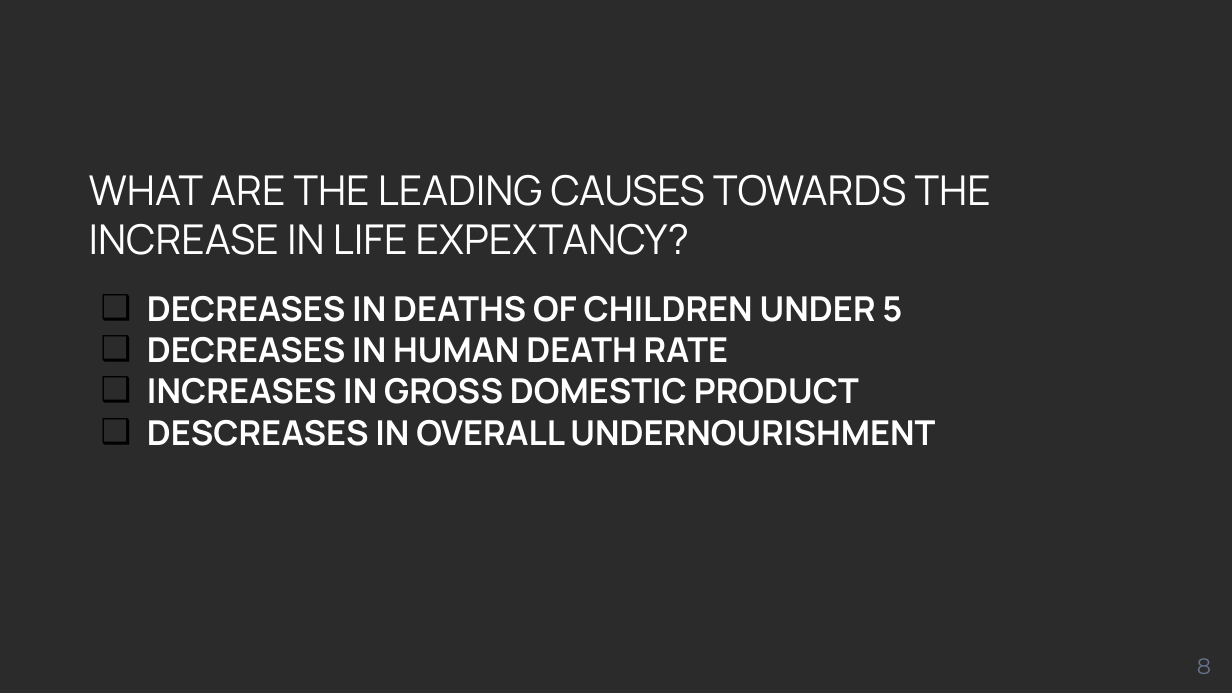
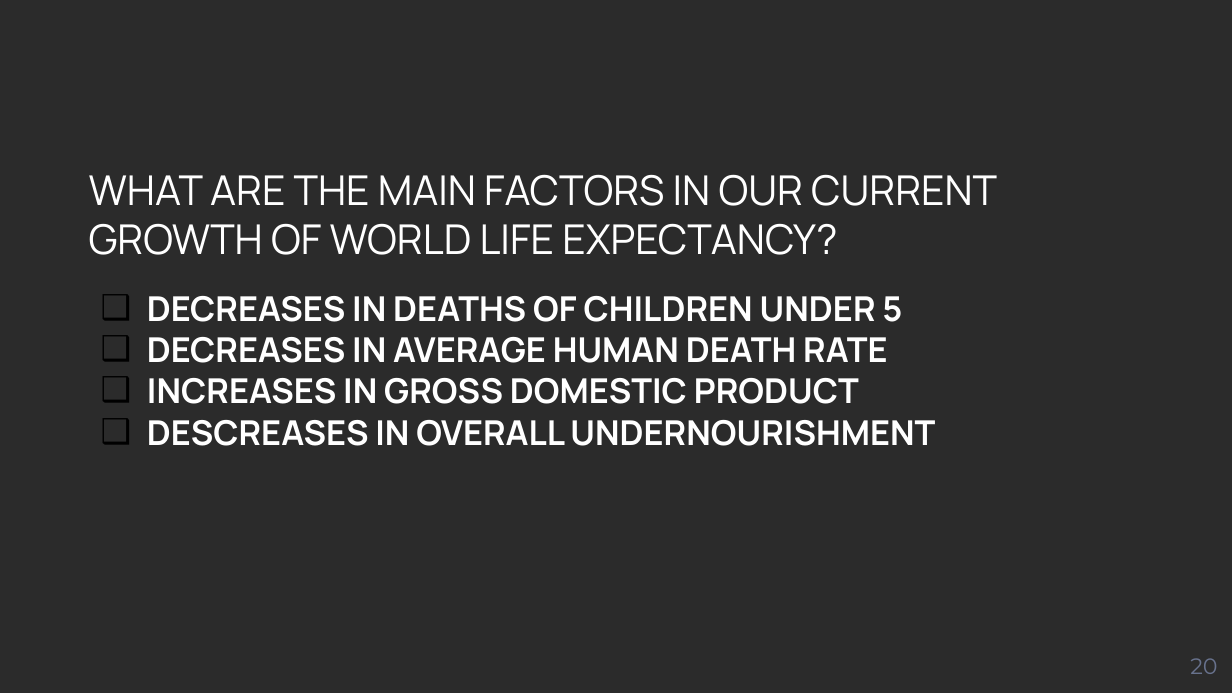
Before and after one commit to pwolanski7/LifeExpectancyProject, a slide deck: slide 20 of Presentation_Draft.pptx (slide 8 before the commit). Drawn at 1232x693 pixels with LibreOffice and Linux fonts; fonts in the diff are those of the drawing; background and template pictures are left out; a plain dark background stands for a picture behind light text. Boxes give left, top, right and bottom in pixels: in the first picture for what was removed or moved away, otherwise in the second. Text is boxed around its words. In the diff, an @@ line names an element or a change of style, - is before the commit and + after.

```diff
--- a/Presentation_Draft.pptx
+++ b/Presentation_Draft.pptx
@@ title at [89, 175, 997, 255]: text changed @@
-WHAT ARE THE LEADING CAUSES TOWARDS THE INCREASE IN LIFE EXPEXTANCY?
+WHAT ARE THE MAIN FACTORS IN OUR CURRENT GROWTH OF WORLD LIFE EXPECTANCY?
@@ text at [147, 337, 887, 363]: text changed @@
-❑ DECREASES IN HUMAN DEATH RATE
+❑ DECREASES IN AVERAGE HUMAN DEATH RATE
@@ page number at [1190, 658, 1217, 674]: text changed @@
-8
+20
```
Also in this commit, not shown: 2 other slides changed, 12 slides added, 1 other file.
